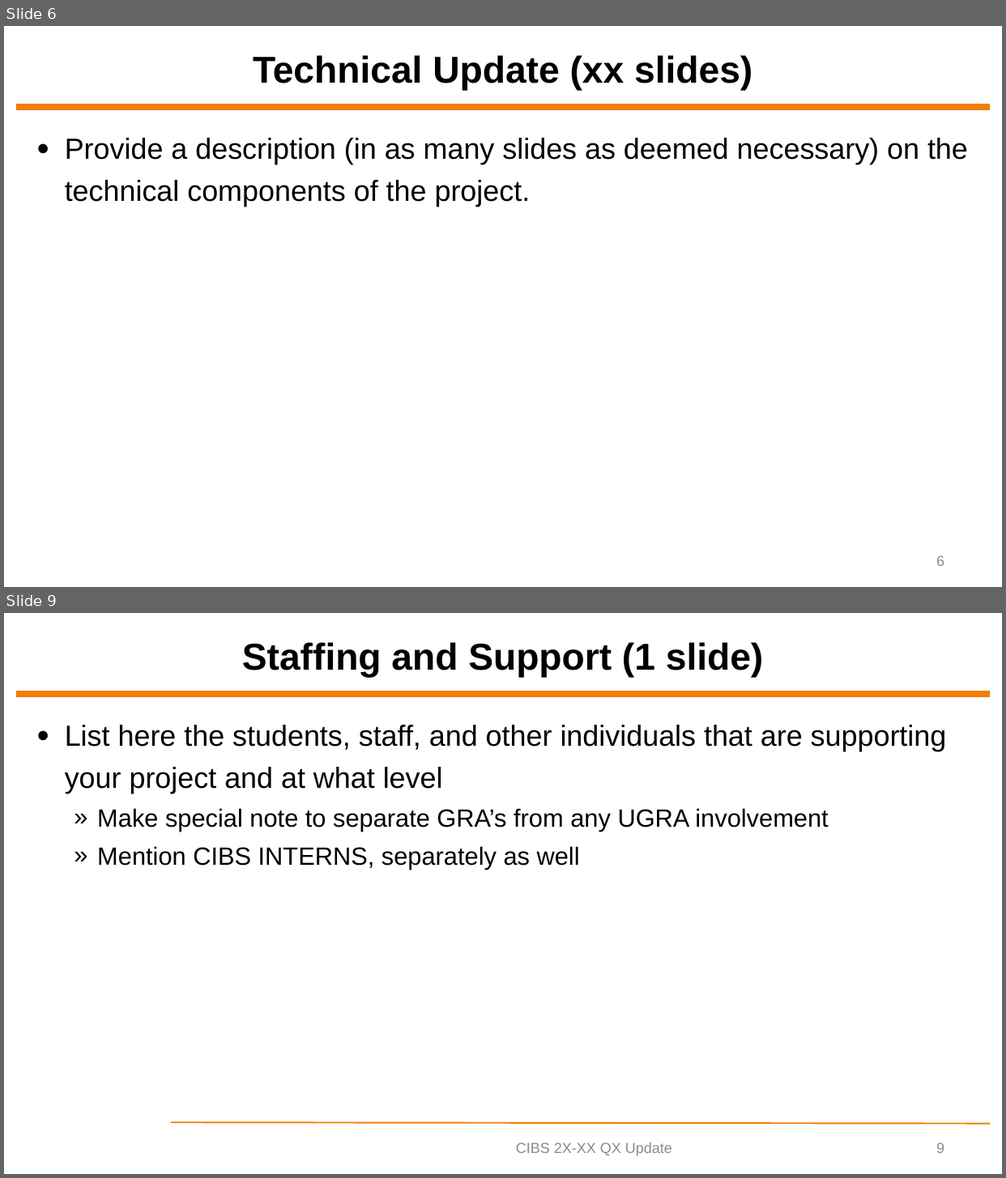
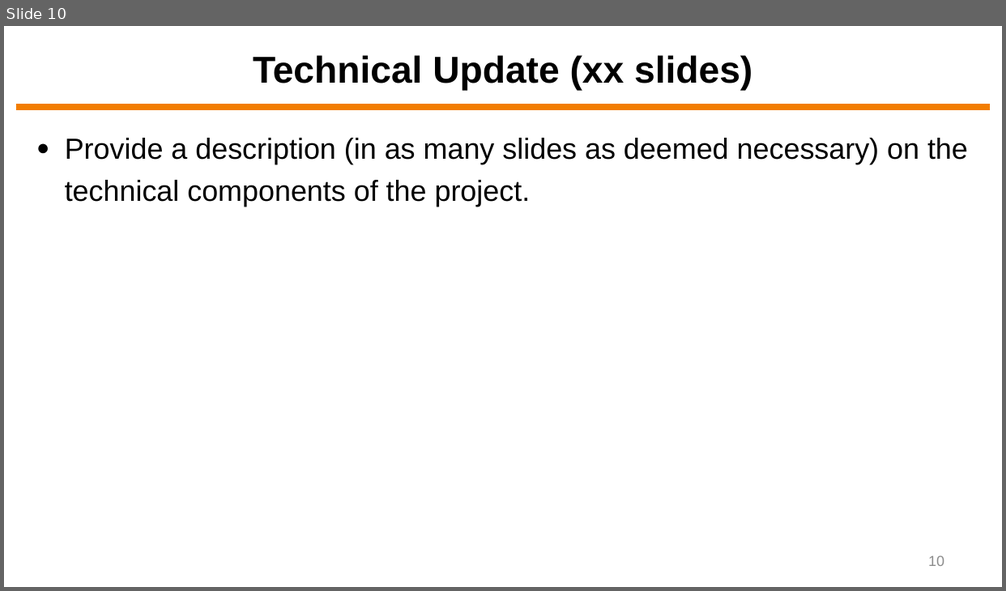
Before and after one commit to ytrivedi315/Final-Project-Yash-Trivedi, a slide deck: Final Presentation/ECEN5743 Final Project Presentation - YT.pptx. Shown one above the other, each under a label of ours: slides 6 and 9 before the commit, slide 10 after it; the slides between them are not shown. The pictures are 1006x1178 and 1006x591 pixels, drawn with LibreOffice and Linux fonts; fonts in the diff are those of the drawing; background and template pictures are left out. Boxes give left, top, right and bottom in pixels: in the first picture for what was removed or moved away, otherwise in the second. Text is boxed around its words. In the diff, an @@ line names an element or a change of style, - is before the commit and + after.

```diff
--- a/Final Presentation/ECEN5743 Final Project Presentation - YT.pptx
+++ b/Final Presentation/ECEN5743 Final Project Presentation - YT.pptx
@@ slide 9 removed at [4, 613, 1002, 1174], background #FFFFFF; not listed: 1 template element that a slide beside it also shows @@
@@ title removed at [242, 642, 764, 678] @@
-Staffing and Support (1 slide)
@@ text removed at [65, 725, 947, 869] @@
-● List here the students, staff, and other individuals that are supporting your project and at what level
-  » Make special note to separate GRA’s from any UGRA involvement
-  » Mention CIBS INTERNS, separately as well
@@ line removed from (171, 1122) to (990, 1123) @@
@@ text removed at [516, 1143, 672, 1157] @@
-CIBS 2X-XX QX Update
@@ page number removed at [936, 1143, 944, 1153] @@
-9
@@ what was slide 6 is now slide 10 @@
@@ page number at [928, 556, 944, 566]: text changed @@
-6
+10
```
Also in this commit, not shown: 9 slides added, 9 other slides removed, 11 other files.
